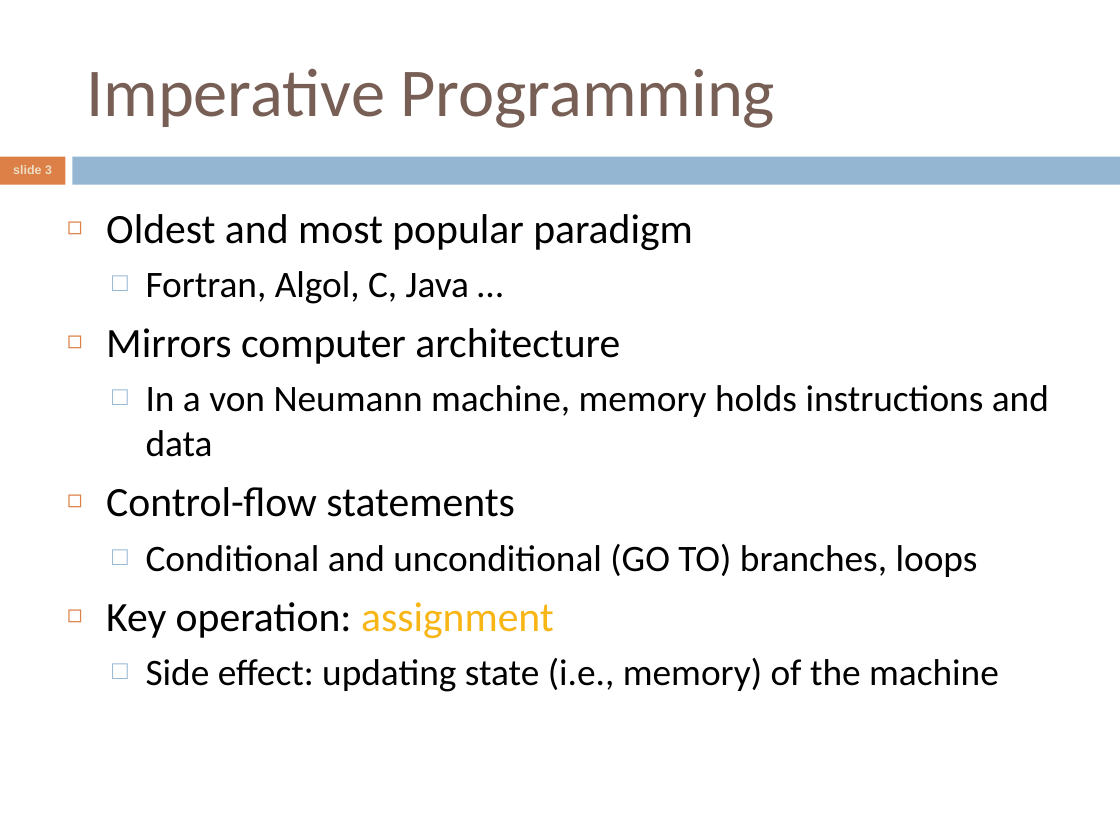
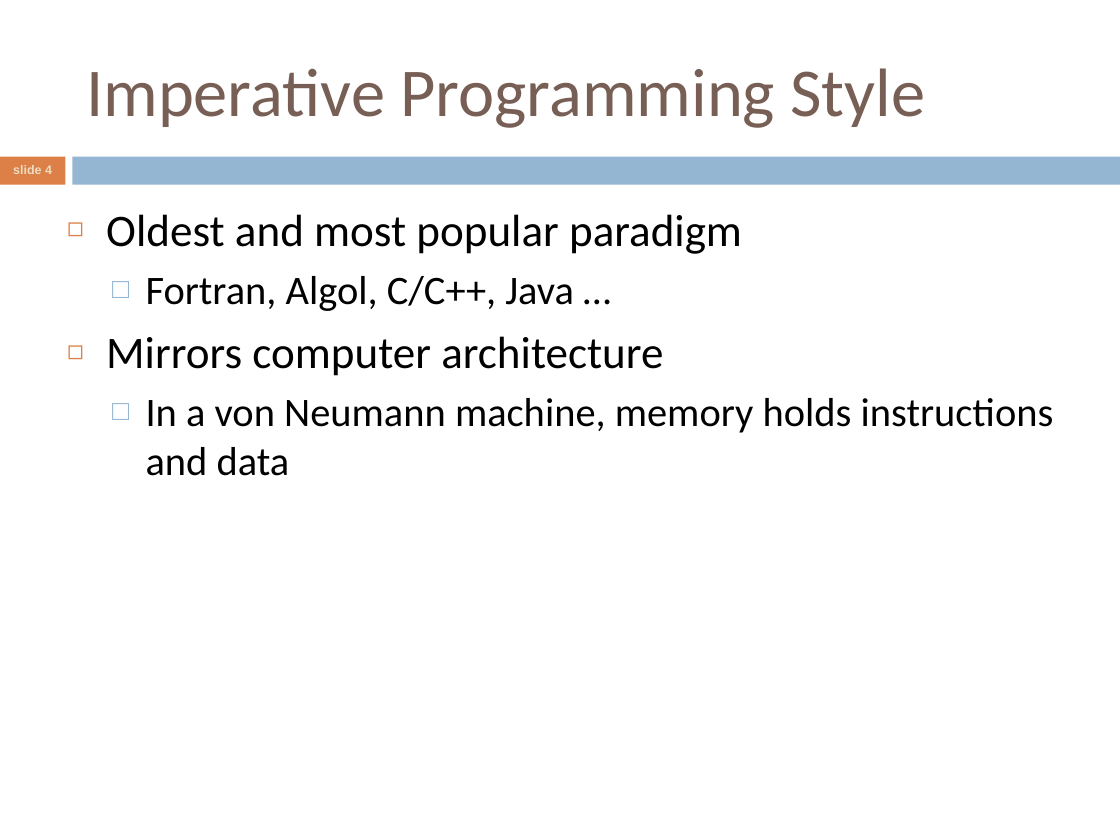
Before and after one commit to crista/EPS-slides, a slide deck: slide 4 of EPS-Imperative.ppt (slide 3 before the commit). Drawn at 1120x840 pixels with LibreOffice and Linux fonts; fonts in the diff are those of the drawing. Boxes give left, top, right and bottom in pixels: in the first picture for what was removed or moved away, otherwise in the second. Text is boxed around its words. In the diff, an @@ line names an element or a change of style, - is before the commit and + after.

```diff
--- a/EPS-Imperative.ppt
+++ b/EPS-Imperative.ppt
@@ title at (86,68,926,128): text changed @@
-Imperative Programming
+Imperative Programming Style
@@ page number at (13,165,52,174): text changed @@
-slide 3
+slide 4
@@ text at (106,214,1054,476): size 26.8 to 29 pt in "Oldest and most popular paradigm", "Mirrors computer architecture"; size 24.1 to 26 pt in "In a von Neumann machine, memory holds ..." @@
@@ text at (146,276,574,311): text changed; size 24.1 to 26 pt @@
-  □ Fortran, Algol, C, Java …
+  □ Fortran, Algol, C/C++, Java …
@@ text at (106,487,999,692): paragraphs removed @@
-◻ Control-flow statements
-  □ Conditional and unconditional (GO TO) branches, loops
-◻ Key operation: assignment
-  □ Side effect: updating state (i.e., memory) of the machine
```
Also in this commit, not shown: 6 other slides changed, 6 slides added, 7 slides removed, 8 other files.
